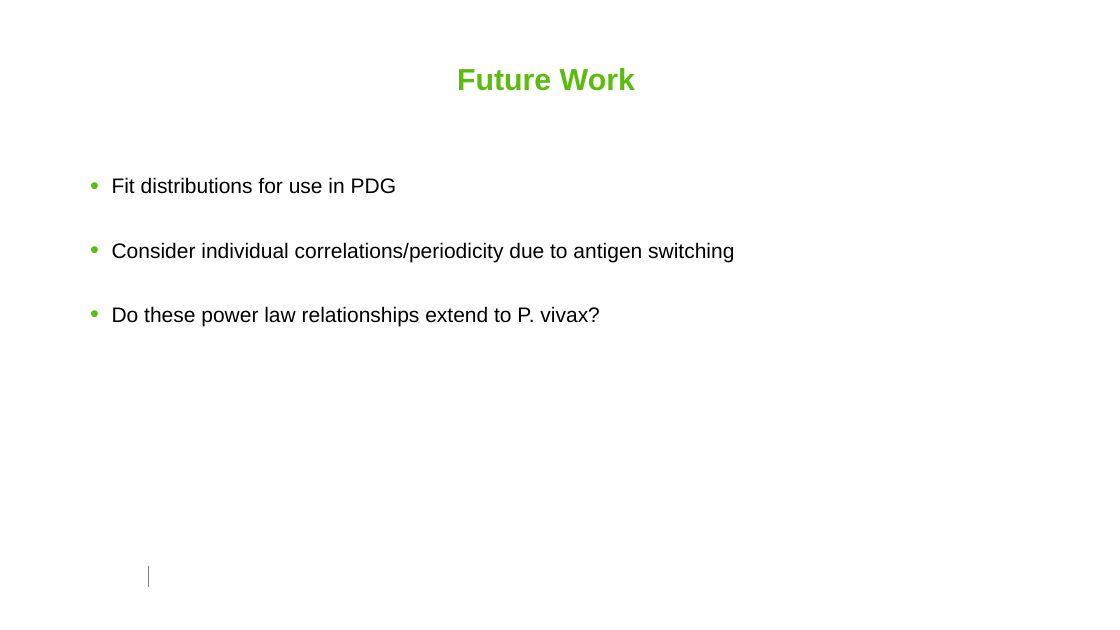
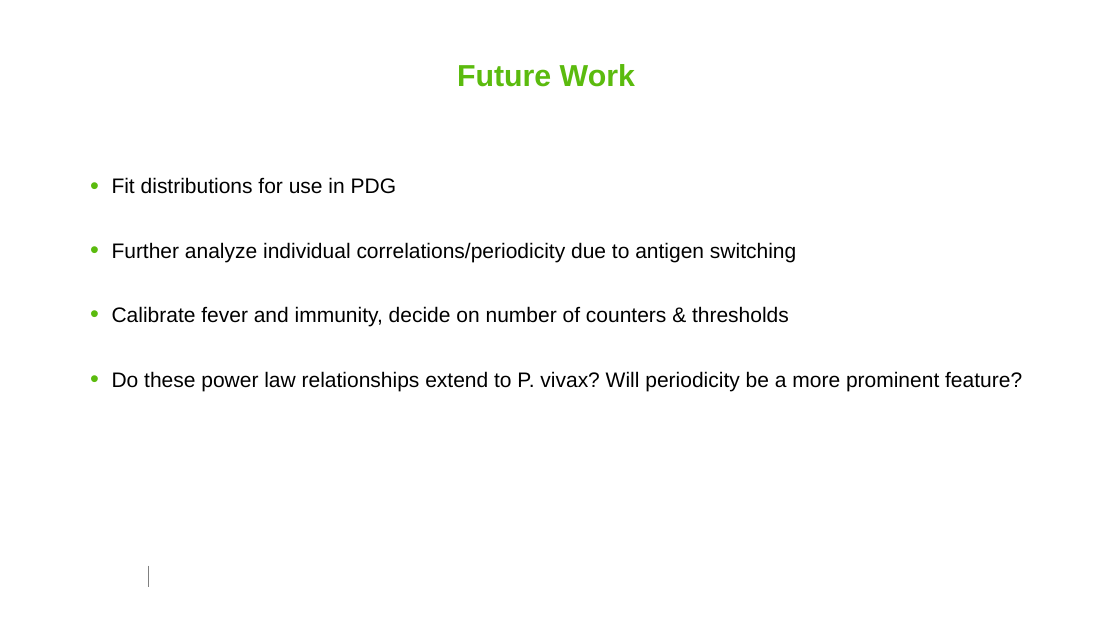
Before and after one commit to smitdave/MASH-Main, a slide deck: slide 27 of MASH-dev/JohnHenry/PDG/PfPDG.pptm (slide 18 before the commit). Drawn at 1120x630 pixels with LibreOffice and Linux fonts; fonts in the diff are those of the drawing; background and template pictures are left out. Boxes give left, top, right and bottom in pixels: in the first picture for what was removed or moved away, otherwise in the second. Text is boxed around its words. In the diff, an @@ line names an element or a change of style, - is before the commit and + after.

Commit message:
malaria therapy data analysis extended, fitting continues

```diff
--- a/MASH-dev/JohnHenry/PDG/PfPDG.pptm
+++ b/MASH-dev/JohnHenry/PDG/PfPDG.pptm
@@ title "Future Work": place and size @@
-title "Future Work" at [457,68,635,91]
+title "Future Work" at [457,64,635,87]
@@ text at [112,242,1022,391]: text changed @@
-• Consider individual correlations/periodicity due to antigen switching
-• Do these power law relationships extend to P. vivax?
+• Further analyze individual correlations/periodicity due to antigen switching
+• Calibrate fever and immunity, decide on number of counters & thresholds
+• Do these power law relationships extend to P. vivax? Will periodicity be a more prominent feature?
```
Also in this commit, not shown: 4 other slides changed, 11 slides added, 2 slides removed, 5 other files.
